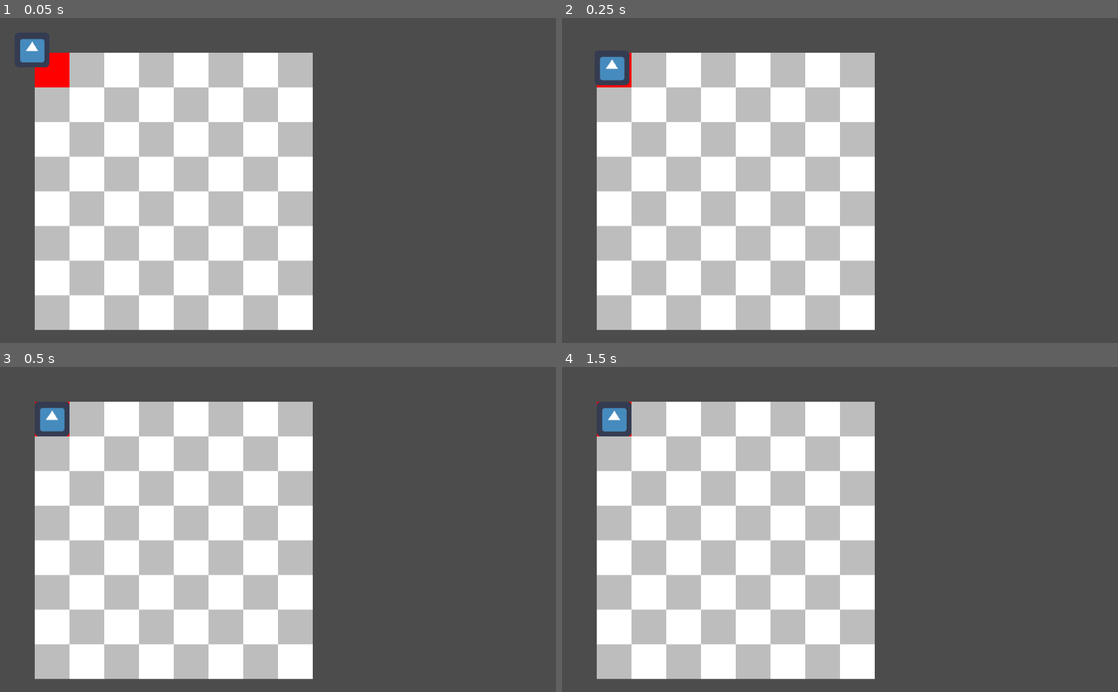
Above: before the commit, frames 1-4 (two rows, left to right).
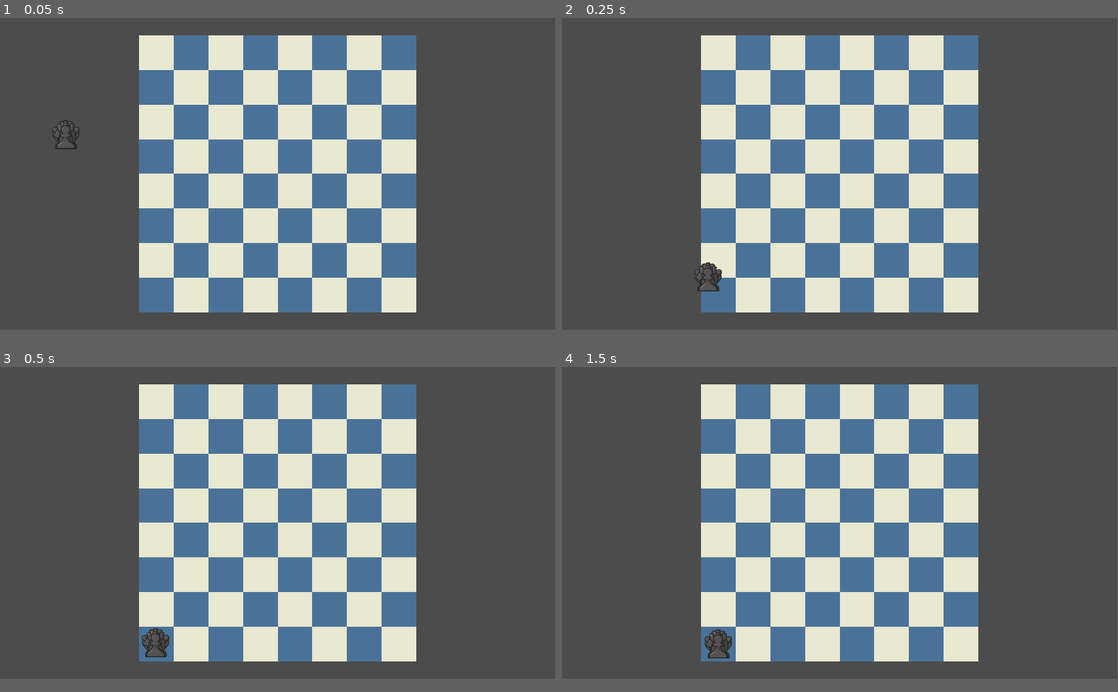
Above: after the commit, the same moments.

Repository: McCaffeteria/Chess-Battle-Royale
Game: Godot game, scene res://Scenes/Board Prototype.tscn
Two runs of this game, one before a commit and one after it. Both use one fixed random seed, a clock stepped at 60 frames per second and the inputs below. Before the commit the project starts from res://Scenes/Drag and Drop Demo.tscn. The engine's default icon, where the game draws it, is replaced by a stand-in: a white triangle on a blue panel in a dark square.
Inputs (mouse positions are in pixels of both pictures, inside the frame that each line leads up to):
- Up to frame 1 (0.05 s): no input
- Up to frame 2 (0.25 s): no input
- Up to frame 3 (0.5 s): no input
- Up to frame 4 (1.5 s): move the mouse to (612, 419) at 0.52 s; click (612, 419) at 0.6 s; tap Enter at 1.25 s; move the mouse to (728, 545) at 1.27 s; click (728, 545) at 1.35 s
In our replay, the window is 800x468 before the commit and 799x449 after it. These sizes can differ from the game's own. Grey fills any space a smaller window leaves; there, only what the larger window draws over its background counts as a difference.

The runs differ from the first frame. In frame 1, 60% of the frame differs, in the area x 3-75%, y 5-97%; in frame 2, 60%; in frame 3, 60%; in frame 4, 60%.

Commit message:
Added Black Pieces
Encountered a problem with the lerp to cell on click release function.

Diff:
--- /dev/null
+++ b/Prototypes/Board Prototype v01/Scenes/Board Cell.tscn
@@ -0,0 +1,8 @@
+[gd_scene load_steps=2 format=2]
+
+[ext_resource path="res://Source/Board Cell.gd" type="Script" id=1]
+
+[node name="Board Cell" type="Position2D" groups=[
+"zone",
+]]
+script = ExtResource( 1 )
--- /dev/null
+++ b/Prototypes/Board Prototype v01/Scenes/Board Prototype.tscn
@@ -0,0 +1,303 @@
+[gd_scene load_steps=9 format=2]
+
+[ext_resource path="res://Assets/Chess.com Assets/150.png" type="Texture" id=1]
+[ext_resource path="res://Scenes/Board Cell.tscn" type="PackedScene" id=2]
+[ext_resource path="res://Scenes/Chess Piece BK.tscn" type="PackedScene" id=3]
+[ext_resource path="res://Scenes/Chess Piece BR.tscn" type="PackedScene" id=4]
+[ext_resource path="res://Scenes/Chess Piece BN.tscn" type="PackedScene" id=5]
+[ext_resource path="res://Scenes/Chess Piece BQ.tscn" type="PackedScene" id=6]
+[ext_resource path="res://Scenes/Chess Piece BB.tscn" type="PackedScene" id=7]
+[ext_resource path="res://Scenes/Chess Piece BP.tscn" type="PackedScene" id=8]
+
+[node name="Node2D" type="Node2D"]
+
+[node name="Board" type="Sprite" parent="."]
+position = Vector2( 960, 540 )
+scale = Vector2( 0.8, 0.8 )
+texture = ExtResource( 1 )
+
+[node name="Board Cell A1" parent="Board" instance=ExtResource( 2 )]
+position = Vector2( -525, 525 )
+
+[node name="Board Cell B1" parent="Board" instance=ExtResource( 2 )]
+position = Vector2( -375, 525 )
+scale = Vector2( 1, 1 )
+
+[node name="Board Cell C1" parent="Board" instance=ExtResource( 2 )]
+position = Vector2( -225, 525 )
+scale = Vector2( 1, 1 )
+
+[node name="Board Cell D1" parent="Board" instance=ExtResource( 2 )]
+position = Vector2( -75.0001, 525 )
+scale = Vector2( 1, 1 )
+
+[node name="Board Cell E1" parent="Board" instance=ExtResource( 2 )]
+position = Vector2( 74.9999, 525 )
+
+[node name="Board Cell F1" parent="Board" instance=ExtResource( 2 )]
+position = Vector2( 225, 525 )
+scale = Vector2( 1, 1 )
+
+[node name="Board Cell G1" parent="Board" instance=ExtResource( 2 )]
+position = Vector2( 375, 525 )
+
+[node name="Board Cell H1" parent="Board" instance=ExtResource( 2 )]
+position = Vector2( 525, 525 )
+scale = Vector2( 1, 1 )
+
+[node name="Board Cell A2" parent="Board" instance=ExtResource( 2 )]
+position = Vector2( -525, 375 )
+
+[node name="Board Cell B2" parent="Board" instance=ExtResource( 2 )]
+position = Vector2( -375, 375 )
+scale = Vector2( 1, 1 )
+
+[node name="Board Cell C2" parent="Board" instance=ExtResource( 2 )]
+position = Vector2( -225, 375 )
+scale = Vector2( 1, 1 )
+
+[node name="Board Cell D2" parent="Board" instance=ExtResource( 2 )]
+position = Vector2( -75, 375 )
+scale = Vector2( 1, 1 )
+
+[node name="Board Cell E2" parent="Board" instance=ExtResource( 2 )]
+position = Vector2( 74.9999, 375 )
+
+[node name="Board Cell F2" parent="Board" instance=ExtResource( 2 )]
+position = Vector2( 225, 375 )
+scale = Vector2( 1, 1 )
+
+[node name="Board Cell G2" parent="Board" instance=ExtResource( 2 )]
+position = Vector2( 375, 375 )
+
+[node name="Board Cell H2" parent="Board" instance=ExtResource( 2 )]
+position = Vector2( 525, 375 )
+scale = Vector2( 1, 1 )
+
+[node name="Board Cell A3" parent="Board" instance=ExtResource( 2 )]
+position = Vector2( -525, 225 )
+
+[node name="Board Cell B3" parent="Board" instance=ExtResource( 2 )]
+position = Vector2( -375, 225 )
+scale = Vector2( 1, 1 )
+
+[node name="Board Cell C3" parent="Board" instance=ExtResource( 2 )]
+position = Vector2( -225, 225 )
+scale = Vector2( 1, 1 )
+
+[node name="Board Cell D3" parent="Board" instance=ExtResource( 2 )]
+position = Vector2( -75.0001, 225 )
+scale = Vector2( 1, 1 )
+
+[node name="Board Cell E3" parent="Board" instance=ExtResource( 2 )]
+position = Vector2( 74.9999, 225 )
+
+[node name="Board Cell F3" parent="Board" instance=ExtResource( 2 )]
+position = Vector2( 225, 225 )
+scale = Vector2( 1, 1 )
+
+[node name="Board Cell G3" parent="Board" instance=ExtResource( 2 )]
+position = Vector2( 375, 225 )
+
+[node name="Board Cell H3" parent="Board" instance=ExtResource( 2 )]
+position = Vector2( 525, 225 )
+scale = Vector2( 1, 1 )
+
+[node name="Board Cell A4" parent="Board" instance=ExtResource( 2 )]
+position = Vector2( -525, 74.9999 )
+
+[node name="Board Cell B4" parent="Board" instance=ExtResource( 2 )]
+position = Vector2( -375, 74.9999 )
+scale = Vector2( 1, 1 )
+
+[node name="Board Cell C4" parent="Board" instance=ExtResource( 2 )]
+position = Vector2( -225, 74.9999 )
+scale = Vector2( 1, 1 )
+
+[node name="Board Cell D4" parent="Board" instance=ExtResource( 2 )]
+position = Vector2( -75.0001, 74.9999 )
+scale = Vector2( 1, 1 )
+
+[node name="Board Cell E4" parent="Board" instance=ExtResource( 2 )]
+position = Vector2( 74.9999, 74.9999 )
+
+[node name="Board Cell F4" parent="Board" instance=ExtResource( 2 )]
+position = Vector2( 225, 74.9999 )
+scale = Vector2( 1, 1 )
+
+[node name="Board Cell G4" parent="Board" instance=ExtResource( 2 )]
+position = Vector2( 375, 74.9999 )
+
+[node name="Board Cell H4" parent="Board" instance=ExtResource( 2 )]
+position = Vector2( 525, 74.9999 )
+scale = Vector2( 1, 1 )
+
+[node name="Board Cell A5" parent="Board" instance=ExtResource( 2 )]
+position = Vector2( -525, -75.0001 )
+
+[node name="Board Cell B5" parent="Board" instance=ExtResource( 2 )]
+position = Vector2( -375, -75.0001 )
+scale = Vector2( 1, 1 )
+
+[node name="Board Cell C5" parent="Board" instance=ExtResource( 2 )]
+position = Vector2( -225, -75.0001 )
+scale = Vector2( 1, 1 )
+
+[node name="Board Cell D5" parent="Board" instance=ExtResource( 2 )]
+position = Vector2( -75.0001, -75.0001 )
+scale = Vector2( 1, 1 )
+
+[node name="Board Cell E5" parent="Board" instance=ExtResource( 2 )]
+position = Vector2( 74.9999, -75.0001 )
+
+[node name="Board Cell F5" parent="Board" instance=ExtResource( 2 )]
+position = Vector2( 225, -75.0001 )
+scale = Vector2( 1, 1 )
+
+[node name="Board Cell G5" parent="Board" instance=ExtResource( 2 )]
+position = Vector2( 375, -75.0001 )
+
+[node name="Board Cell H5" parent="Board" instance=ExtResource( 2 )]
+position = Vector2( 525, -75.0001 )
+scale = Vector2( 1, 1 )
+
+[node name="Board Cell A6" parent="Board" instance=ExtResource( 2 )]
+position = Vector2( -525, -225 )
+
+[node name="Board Cell B6" parent="Board" instance=ExtResource( 2 )]
+position = Vector2( -375, -225 )
+scale = Vector2( 1, 1 )
+
+[node name="Board Cell C6" parent="Board" instance=ExtResource( 2 )]
+position = Vector2( -225, -225 )
+scale = Vector2( 1, 1 )
+
+[node name="Board Cell D6" parent="Board" instance=ExtResource( 2 )]
+position = Vector2( -75.0001, -225 )
+scale = Vector2( 1, 1 )
+
+[node name="Board Cell E6" parent="Board" instance=ExtResource( 2 )]
+position = Vector2( 74.9999, -225 )
+
+[node name="Board Cell F6" parent="Board" instance=ExtResource( 2 )]
+position = Vector2( 225, -225 )
+scale = Vector2( 1, 1 )
+
+[node name="Board Cell G6" parent="Board" instance=ExtResource( 2 )]
+position = Vector2( 375, -225 )
+
+[node name="Board Cell H6" parent="Board" instance=ExtResource( 2 )]
+position = Vector2( 525, -225 )
+scale = Vector2( 1, 1 )
+
+[node name="Board Cell A7" parent="Board" instance=ExtResource( 2 )]
+position = Vector2( -525, -375 )
+
+[node name="Board Cell B7" parent="Board" instance=ExtResource( 2 )]
+position = Vector2( -375, -375 )
+scale = Vector2( 1, 1 )
+
+[node name="Board Cell C7" parent="Board" instance=ExtResource( 2 )]
+position = Vector2( -225, -375 )
+scale = Vector2( 1, 1 )
+
+[node name="Board Cell D7" parent="Board" instance=ExtResource( 2 )]
+position = Vector2( -75.0001, -375 )
+scale = Vector2( 1, 1 )
+
+[node name="Board Cell E7" parent="Board" instance=ExtResource( 2 )]
+position = Vector2( 74.9999, -375 )
+
+[node name="Board Cell F7" parent="Board" instance=ExtResource( 2 )]
+position = Vector2( 225, -375 )
+scale = Vector2( 1, 1 )
+
+[node name="Board Cell G7" parent="Board" instance=ExtResource( 2 )]
+position = Vector2( 375, -375 )
+
+[node name="Board Cell H7" parent="Board" instance=ExtResource( 2 )]
+position = Vector2( 525, -375 )
+scale = Vector2( 1, 1 )
+
+[node name="Board Cell A8" parent="Board" instance=ExtResource( 2 )]
+position = Vector2( -525, -525 )
+scale = Vector2( 1, 1 )
+
+[node name="Board Cell B8" parent="Board" instance=ExtResource( 2 )]
+position = Vector2( -375, -525 )
+scale = Vector2( 1, 1 )
+
+[node name="Board Cell C8" parent="Board" instance=ExtResource( 2 )]
+position = Vector2( -225, -525 )
+scale = Vector2( 1, 1 )
+
+[node name="Board Cell D8" parent="Board" instance=ExtResource( 2 )]
+position = Vector2( -75, -525 )
+scale = Vector2( 1, 1 )
+
+[node name="Board Cell E8" parent="Board" instance=ExtResource( 2 )]
+position = Vector2( 75, -525 )
+scale = Vector2( 1, 1 )
+
+[node name="Board Cell F8" parent="Board" instance=ExtResource( 2 )]
+position = Vector2( 225, -525 )
+scale = Vector2( 1, 1 )
+
+[node name="Board Cell G8" parent="Board" instance=ExtResource( 2 )]
+position = Vector2( 375, -525 )
+scale = Vector2( 1, 1 )
+
+[node name="Board Cell H8" parent="Board" instance=ExtResource( 2 )]
+position = Vector2( 525, -525 )
+scale = Vector2( 1, 1 )
+
+[node name="Camera2D" type="Camera2D" parent="."]
+position = Vector2( 960, 540 )
+
+[node name="Chess Piece BR K" parent="." instance=ExtResource( 4 )]
+position = Vector2( 540, 120 )
+
+[node name="Chess Piece BN K" parent="." instance=ExtResource( 5 )]
+position = Vector2( 660, 120 )
+
+[node name="Chess Piece BB K" parent="." instance=ExtResource( 7 )]
+position = Vector2( 780, 120 )
+
+[node name="Chess Piece BK" parent="." instance=ExtResource( 3 )]
+position = Vector2( 900, 120 )
+
+[node name="Chess Piece BQ" parent="." instance=ExtResource( 6 )]
+position = Vector2( 1020, 120 )
+
+[node name="Chess Piece BB Q" parent="." instance=ExtResource( 7 )]
+position = Vector2( 1140, 120 )
+
+[node name="Chess Piece BN Q" parent="." instance=ExtResource( 5 )]
+position = Vector2( 1260, 120 )
+
+[node name="Chess Piece BR Q" parent="." instance=ExtResource( 4 )]
+position = Vector2( 1380, 120 )
+
+[node name="Chess Piece BP A" parent="." instance=ExtResource( 8 )]
+position = Vector2( 540, 240 )
+
+[node name="Chess Piece BP B" parent="." instance=ExtResource( 8 )]
+position = Vector2( 660, 240 )
+
+[node name="Chess Piece BP C" parent="." instance=ExtResource( 8 )]
+position = Vector2( 780, 240 )
+
+[node name="Chess Piece BP D" parent="." instance=ExtResource( 8 )]
+position = Vector2( 900, 240 )
+
+[node name="Chess Piece BP E" parent="." instance=ExtResource( 8 )]
+position = Vector2( 1020, 240 )
+
+[node name="Chess Piece BP F" parent="." instance=ExtResource( 8 )]
+position = Vector2( 1140, 240 )
+
+[node name="Chess Piece BP G" parent="." instance=ExtResource( 8 )]
+position = Vector2( 1260, 240 )
+
+[node name="Chess Piece BP H" parent="." instance=ExtResource( 8 )]
+position = Vector2( 1380, 240 )
--- a/Prototypes/Board Prototype v01/Scenes/Test Icon.tscn
+++ b/Prototypes/Board Prototype v01/Scenes/Chess Piece BB.tscn
@@ -1,16 +1,17 @@
 [gd_scene load_steps=4 format=2]
 
-[ext_resource path="res://icon.png" type="Texture" id=1]
-[ext_resource path="res://Source/test_icon.gd" type="Script" id=2]
+[ext_resource path="res://Source/Chess Piece.gd" type="Script" id=1]
+[ext_resource path="res://Assets/Chess.com Assets/bb.png" type="Texture" id=2]
 
 [sub_resource type="RectangleShape2D" id=1]
-extents = Vector2( 32, 32 )
+extents = Vector2( 75, 75 )
 
-[node name="test_icon" type="Node2D"]
-script = ExtResource( 2 )
+[node name="Chess Piece BB" type="Node2D"]
+script = ExtResource( 1 )
 
 [node name="icon" type="Sprite" parent="."]
-texture = ExtResource( 1 )
+scale = Vector2( 0.8, 0.8 )
+texture = ExtResource( 2 )
 
 [node name="Area2D" type="Area2D" parent="icon"]
 
--- /dev/null
+++ b/Prototypes/Board Prototype v01/Scenes/Chess Piece BK.tscn
@@ -0,0 +1,21 @@
+[gd_scene load_steps=4 format=2]
+
+[ext_resource path="res://Source/Chess Piece.gd" type="Script" id=1]
+[ext_resource path="res://Assets/Chess.com Assets/bk.png" type="Texture" id=2]
+
+[sub_resource type="RectangleShape2D" id=1]
+extents = Vector2( 75, 75 )
+
+[node name="Chess Piece BK" type="Node2D"]
+script = ExtResource( 1 )
+
+[node name="icon" type="Sprite" parent="."]
+scale = Vector2( 0.8, 0.8 )
+texture = ExtResource( 2 )
+
+[node name="Area2D" type="Area2D" parent="icon"]
+
+[node name="CollisionShape2D" type="CollisionShape2D" parent="icon/Area2D"]
+shape = SubResource( 1 )
+
+[connection signal="input_event" from="icon/Area2D" to="." method="_on_Area2D_input_event"]
--- /dev/null
+++ b/Prototypes/Board Prototype v01/Scenes/Chess Piece BN.tscn
@@ -0,0 +1,21 @@
+[gd_scene load_steps=4 format=2]
+
+[ext_resource path="res://Source/Chess Piece.gd" type="Script" id=1]
+[ext_resource path="res://Assets/Chess.com Assets/bn.png" type="Texture" id=2]
+
+[sub_resource type="RectangleShape2D" id=1]
+extents = Vector2( 75, 75 )
+
+[node name="Chess Piece BN" type="Node2D"]
+script = ExtResource( 1 )
+
+[node name="icon" type="Sprite" parent="."]
+scale = Vector2( 0.8, 0.8 )
+texture = ExtResource( 2 )
+
+[node name="Area2D" type="Area2D" parent="icon"]
+
+[node name="CollisionShape2D" type="CollisionShape2D" parent="icon/Area2D"]
+shape = SubResource( 1 )
+
+[connection signal="input_event" from="icon/Area2D" to="." method="_on_Area2D_input_event"]
--- /dev/null
+++ b/Prototypes/Board Prototype v01/Scenes/Chess Piece BP.tscn
@@ -0,0 +1,21 @@
+[gd_scene load_steps=4 format=2]
+
+[ext_resource path="res://Source/Chess Piece.gd" type="Script" id=1]
+[ext_resource path="res://Assets/Chess.com Assets/bp.png" type="Texture" id=2]
+
+[sub_resource type="RectangleShape2D" id=1]
+extents = Vector2( 75, 75 )
+
+[node name="Chess Piece BP" type="Node2D"]
+script = ExtResource( 1 )
+
+[node name="icon" type="Sprite" parent="."]
+scale = Vector2( 0.8, 0.8 )
+texture = ExtResource( 2 )
+
+[node name="Area2D" type="Area2D" parent="icon"]
+
+[node name="CollisionShape2D" type="CollisionShape2D" parent="icon/Area2D"]
+shape = SubResource( 1 )
+
+[connection signal="input_event" from="icon/Area2D" to="." method="_on_Area2D_input_event"]
--- /dev/null
+++ b/Prototypes/Board Prototype v01/Scenes/Chess Piece BQ.tscn
@@ -0,0 +1,21 @@
+[gd_scene load_steps=4 format=2]
+
+[ext_resource path="res://Source/Chess Piece.gd" type="Script" id=1]
+[ext_resource path="res://Assets/Chess.com Assets/bq.png" type="Texture" id=2]
+
+[sub_resource type="RectangleShape2D" id=1]
+extents = Vector2( 75, 75 )
+
+[node name="Chess Piece BQ" type="Node2D"]
+script = ExtResource( 1 )
+
+[node name="icon" type="Sprite" parent="."]
+scale = Vector2( 0.8, 0.8 )
+texture = ExtResource( 2 )
+
+[node name="Area2D" type="Area2D" parent="icon"]
+
+[node name="CollisionShape2D" type="CollisionShape2D" parent="icon/Area2D"]
+shape = SubResource( 1 )
+
+[connection signal="input_event" from="icon/Area2D" to="." method="_on_Area2D_input_event"]
--- /dev/null
+++ b/Prototypes/Board Prototype v01/Scenes/Chess Piece BR.tscn
@@ -0,0 +1,21 @@
+[gd_scene load_steps=4 format=2]
+
+[ext_resource path="res://Source/Chess Piece.gd" type="Script" id=1]
+[ext_resource path="res://Assets/Chess.com Assets/br.png" type="Texture" id=2]
+
+[sub_resource type="RectangleShape2D" id=1]
+extents = Vector2( 75, 75 )
+
+[node name="Chess Piece BR" type="Node2D"]
+script = ExtResource( 1 )
+
+[node name="icon" type="Sprite" parent="."]
+scale = Vector2( 0.8, 0.8 )
+texture = ExtResource( 2 )
+
+[node name="Area2D" type="Area2D" parent="icon"]
+
+[node name="CollisionShape2D" type="CollisionShape2D" parent="icon/Area2D"]
+shape = SubResource( 1 )
+
+[connection signal="input_event" from="icon/Area2D" to="." method="_on_Area2D_input_event"]
--- a/Prototypes/Board Prototype v01/Scenes/Drag and Drop Demo.tscn
+++ b/Prototypes/Board Prototype v01/Scenes/Test Scenes/Drag and Drop Demo.tscn
@@ -1,8 +1,8 @@
 [gd_scene load_steps=4 format=2]
 
-[ext_resource path="res://Scenes/Test Icon.tscn" type="PackedScene" id=1]
-[ext_resource path="res://Scenes/Test Rest Zone.tscn" type="PackedScene" id=2]
-[ext_resource path="res://Scenes/Test Rest Zone Dark.tscn" type="PackedScene" id=3]
+[ext_resource path="res://Scenes/Test Scenes/Test Icon.tscn" type="PackedScene" id=1]
+[ext_resource path="res://Scenes/Test Scenes/Test Rest Zone.tscn" type="PackedScene" id=2]
+[ext_resource path="res://Scenes/Test Scenes/Test Rest Zone Dark.tscn" type="PackedScene" id=3]
 
 [node name="Node2D" type="Node2D"]
 
--- /dev/null
+++ b/Prototypes/Board Prototype v01/Scenes/Test Scenes/Test Icon.tscn
@@ -0,0 +1,20 @@
+[gd_scene load_steps=4 format=2]
+
+[ext_resource path="res://icon.png" type="Texture" id=1]
+[ext_resource path="res://Source/Test Source/test_icon.gd" type="Script" id=2]
+
+[sub_resource type="RectangleShape2D" id=1]
+extents = Vector2( 32, 32 )
+
+[node name="test_icon" type="Node2D"]
+script = ExtResource( 2 )
+
+[node name="icon" type="Sprite" parent="."]
+texture = ExtResource( 1 )
+
+[node name="Area2D" type="Area2D" parent="icon"]
+
+[node name="CollisionShape2D" type="CollisionShape2D" parent="icon/Area2D"]
+shape = SubResource( 1 )
+
+[connection signal="input_event" from="icon/Area2D" to="." method="_on_Area2D_input_event"]
--- a/Prototypes/Board Prototype v01/Scenes/Test Rest Zone Dark.tscn
+++ b/Prototypes/Board Prototype v01/Scenes/Test Scenes/Test Rest Zone Dark.tscn
@@ -1,6 +1,6 @@
 [gd_scene load_steps=2 format=2]
 
-[ext_resource path="res://Source/drop_zone_dark.gd" type="Script" id=1]
+[ext_resource path="res://Source/Test Source/drop_zone_dark.gd" type="Script" id=1]
 
 [node name="drop_zone_dark" type="Position2D" groups=[
 "zone",
--- a/Prototypes/Board Prototype v01/Scenes/Test Rest Zone.tscn
+++ b/Prototypes/Board Prototype v01/Scenes/Test Scenes/Test Rest Zone.tscn
@@ -1,6 +1,6 @@
 [gd_scene load_steps=2 format=2]
 
-[ext_resource path="res://Source/drop_zone.gd" type="Script" id=1]
+[ext_resource path="res://Source/Test Source/drop_zone.gd" type="Script" id=1]
 
 [node name="drop_zone" type="Position2D" groups=[
 "zone",
--- /dev/null
+++ b/Prototypes/Board Prototype v01/Source/Board Cell.gd
@@ -0,0 +1,9 @@
+extends Position2D
+
+func select():
+	for child in get_tree().get_nodes_in_group("zone"):
+		child.deselect()
+	modulate = Color.red
+
+func deselect():
+	modulate = Color.white
--- /dev/null
+++ b/Prototypes/Board Prototype v01/Source/Chess Piece.gd
@@ -0,0 +1,34 @@
+extends Node2D
+
+var selected = false
+var rest_point = global_position
+var rest_nodes = []
+
+func _ready():
+	rest_nodes = get_tree().get_nodes_in_group("zone")
+	rest_point = rest_nodes[0].global_position
+	rest_nodes[0].select()
+
+func _on_Area2D_input_event(viewport, event, shape_idx):
+	if Input.is_action_just_pressed("click"):
+		selected = true
+
+func _physics_process(delta):
+	if selected:
+		global_position = lerp(global_position, get_global_mouse_position(), 25 * delta)
+	else:
+		global_position = lerp(global_position, rest_point, 10 * delta)
+
+#Rest_point is shoving all the pieces into A1 for no reason, even when it's set to global_position.
+
+#func _input(event):
+#	if event is InputEventMouseButton:
+#		if event.button_index == BUTTON_LEFT and not event.pressed:
+#			selected = false
+#			var shortest_dist = 75
+#			for child in rest_nodes:
+#				var distance = global_position.distance_to(child.global_position)
+#				if distance < shortest_dist:
+#					#child.select()
+#					rest_point = child.global_position
+#					shortest_dist = distance
--- a/Prototypes/Board Prototype v01/project.godot
+++ b/Prototypes/Board Prototype v01/project.godot
@@ -11,8 +11,14 @@
 [application]
 
 config/name="Board Prototype v01"
-run/main_scene="res://Scenes/Drag and Drop Demo.tscn"
+run/main_scene="res://Scenes/Board Prototype.tscn"
 config/icon="res://icon.png"
+
+[display]
+
+window/size/width=1920
+window/size/height=1080
+window/size/fullscreen=true
 
 [input]
 
Binary file added: Prototypes/Board Prototype v01/Assets/Chess.com Assets/150.png
Not shown, added: Prototypes/Board Prototype v01/Assets/Chess.com Assets/150.png.import
Binary file added: Prototypes/Board Prototype v01/Assets/Chess.com Assets/bb.png
Not shown, added: Prototypes/Board Prototype v01/Assets/Chess.com Assets/bb.png.import
Binary file added: Prototypes/Board Prototype v01/Assets/Chess.com Assets/bk.png
Not shown, added: Prototypes/Board Prototype v01/Assets/Chess.com Assets/bk.png.import
Binary file added: Prototypes/Board Prototype v01/Assets/Chess.com Assets/bn.png
Not shown, added: Prototypes/Board Prototype v01/Assets/Chess.com Assets/bn.png.import
Binary file added: Prototypes/Board Prototype v01/Assets/Chess.com Assets/bp.png
Not shown, added: Prototypes/Board Prototype v01/Assets/Chess.com Assets/bp.png.import
Binary file added: Prototypes/Board Prototype v01/Assets/Chess.com Assets/bq.png
Not shown, added: Prototypes/Board Prototype v01/Assets/Chess.com Assets/bq.png.import
(and 17 more such lines)
